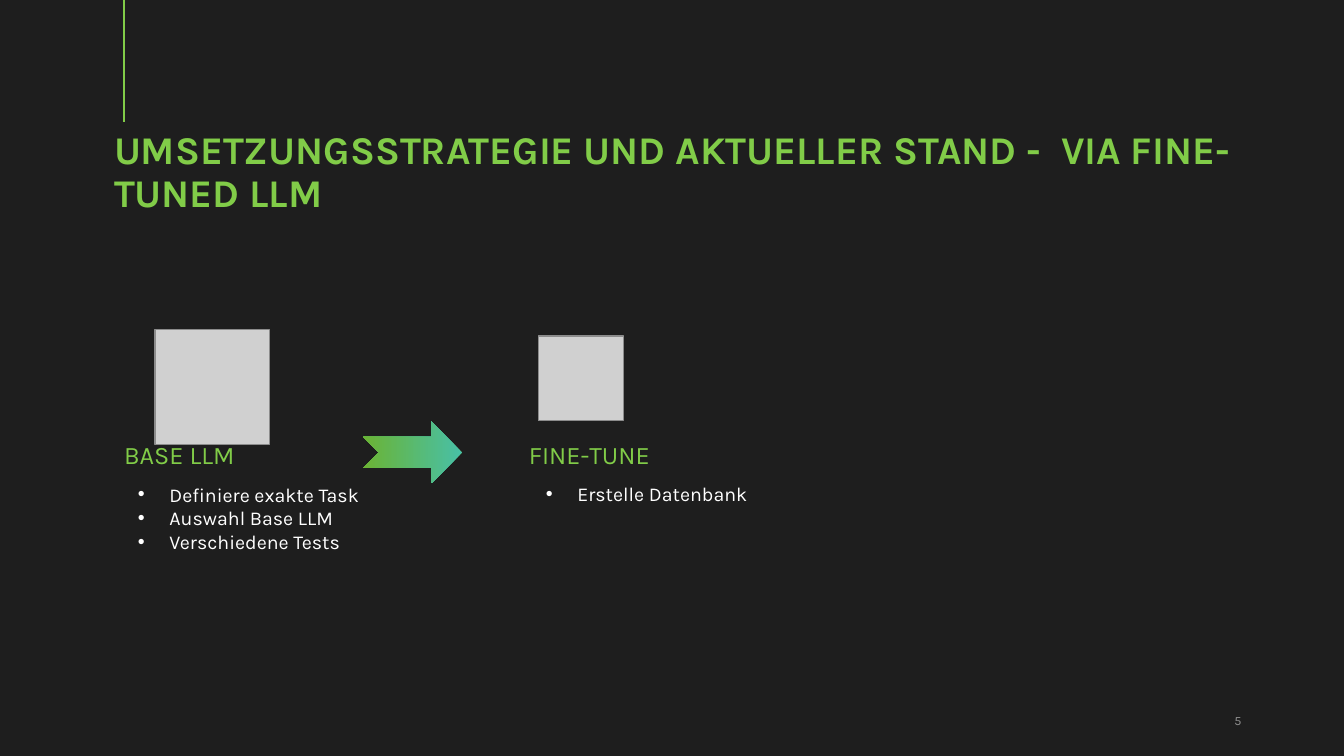
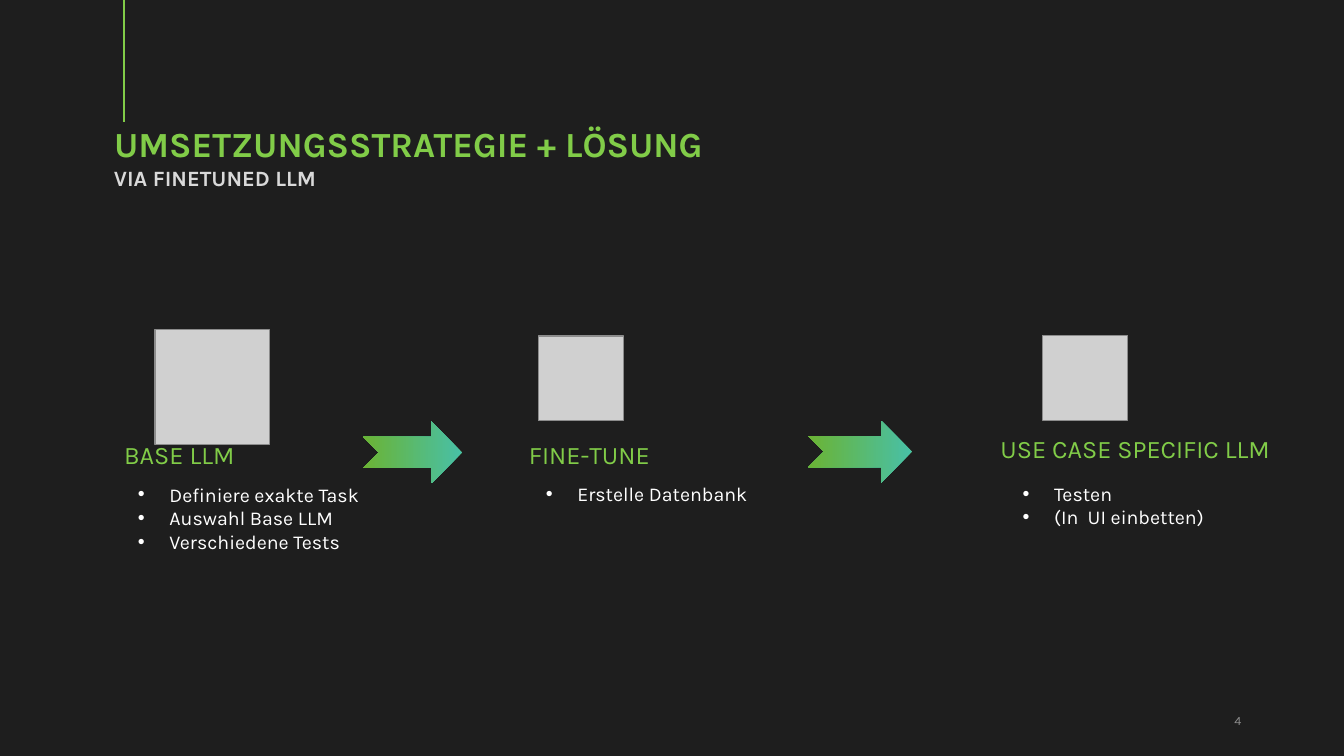
Before and after one commit to ChessFEN/ChessFEN, a slide deck: slide 4 of docs/endpräsenttion.pptx (slide 5 before the commit). Drawn at 1344x756 pixels with LibreOffice and Linux fonts; fonts in the diff are those of the drawing; grey boxes stand for pictures. Boxes give left, top, right and bottom in pixels: in the first picture for what was removed or moved away, otherwise in the second. Text is boxed around its words. In the diff, an @@ line names an element or a change of style, - is before the commit and + after.

```diff
--- a/docs/endpräsenttion.pptx
+++ b/docs/endpräsenttion.pptx
@@ title at bbox=[114, 126, 702, 158]: text changed; size 28 to 25.2 pt @@
-UMSETZUNGSSTRATEGIE UND AKTUELLER STAND - VIA FINE-TUNED LLM
+UMSETZUNGSSTRATEGIE + LÖSUNG
@@ text added at bbox=[114, 172, 316, 187], 15.6 pt, text #D9D9D9, bold @@
+VIA FINETUNED LLM
@@ picture added at bbox=[1044, 336, 1128, 420] @@
@@ notched right arrow added at bbox=[809, 421, 912, 483], fill gradient #6CB434 to #48C0A7 to #80D63E @@
@@ text added at bbox=[1000, 442, 1270, 459], 18 pt, text #81CC48 @@
+USE CASE SPECIFIC LLM
@@ text added at bbox=[1054, 488, 1204, 526], 14 pt, text #FFFFFF @@
+• Testen
+• (In UI einbetten)
@@ page number at bbox=[1234, 717, 1241, 725]: text changed @@
-5
+4
```
Also in this commit, not shown: 1 other slide changed, 3 slides removed.
